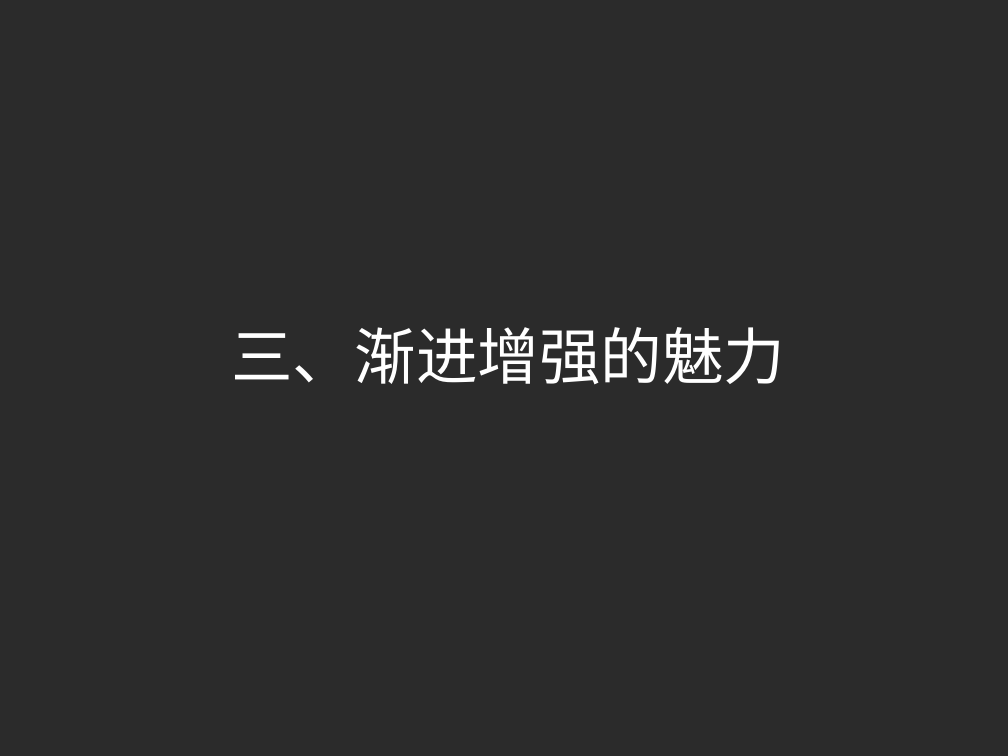
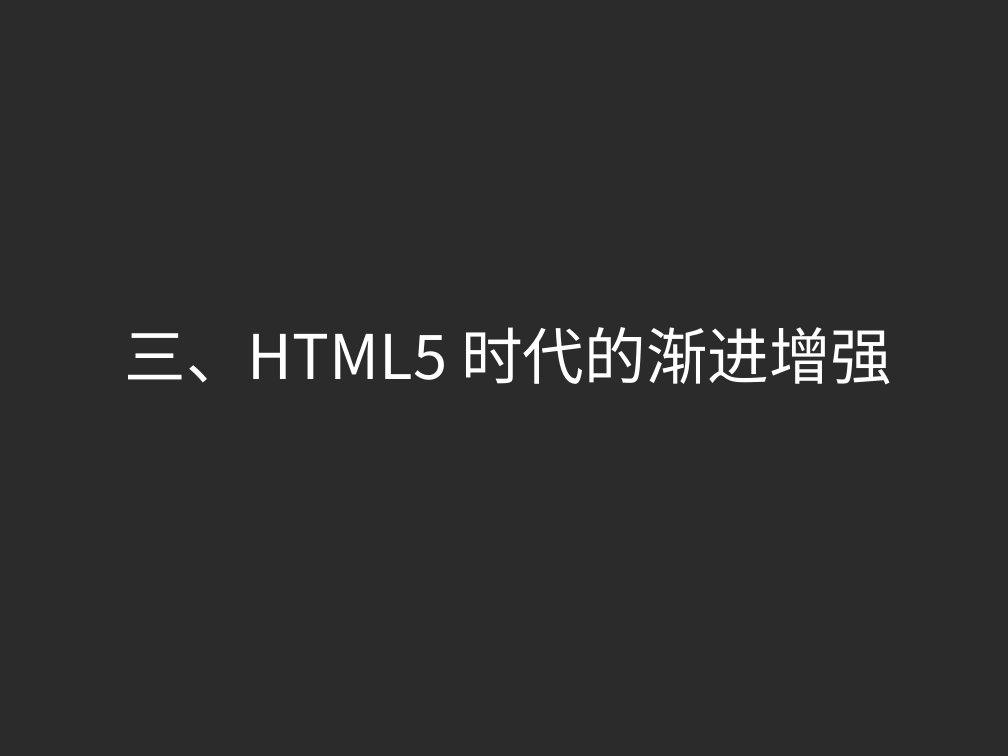
Before and after one commit to ilife5/lifesinger.github.com, a slide deck: slide 22 of share/2010/201012_Progressive-Enhancement.pptx (slide 23 before the commit). Drawn at 1008x756 pixels with LibreOffice and Linux fonts; fonts in the diff are those of the drawing; background and template pictures are left out; a plain dark background stands for a picture behind light text. Boxes give left, top, right and bottom in pixels: in the first picture for what was removed or moved away, otherwise in the second. Text is boxed around its words. In the diff, an @@ line names an element or a change of style, - is before the commit and + after.

```diff
--- a/share/2010/201012_Progressive-Enhancement.pptx
+++ b/share/2010/201012_Progressive-Enhancement.pptx
@@ text at <box>125,327,892,385</box>: text changed @@
-三、渐进增强的魅力
+三、HTML5 时代的渐进增强
```
Also in this commit, not shown: 8 other slides changed, 4 slides added, 1 slide removed.
